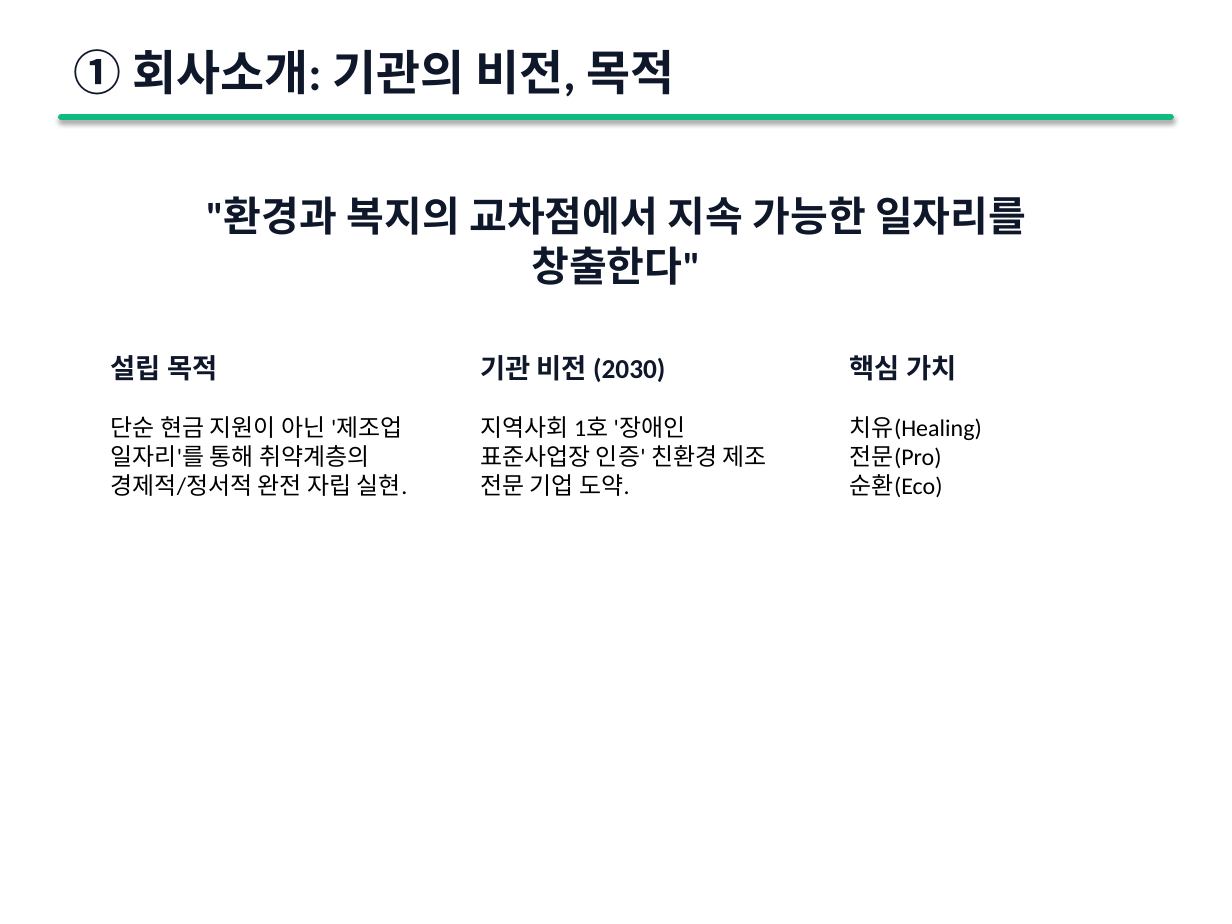
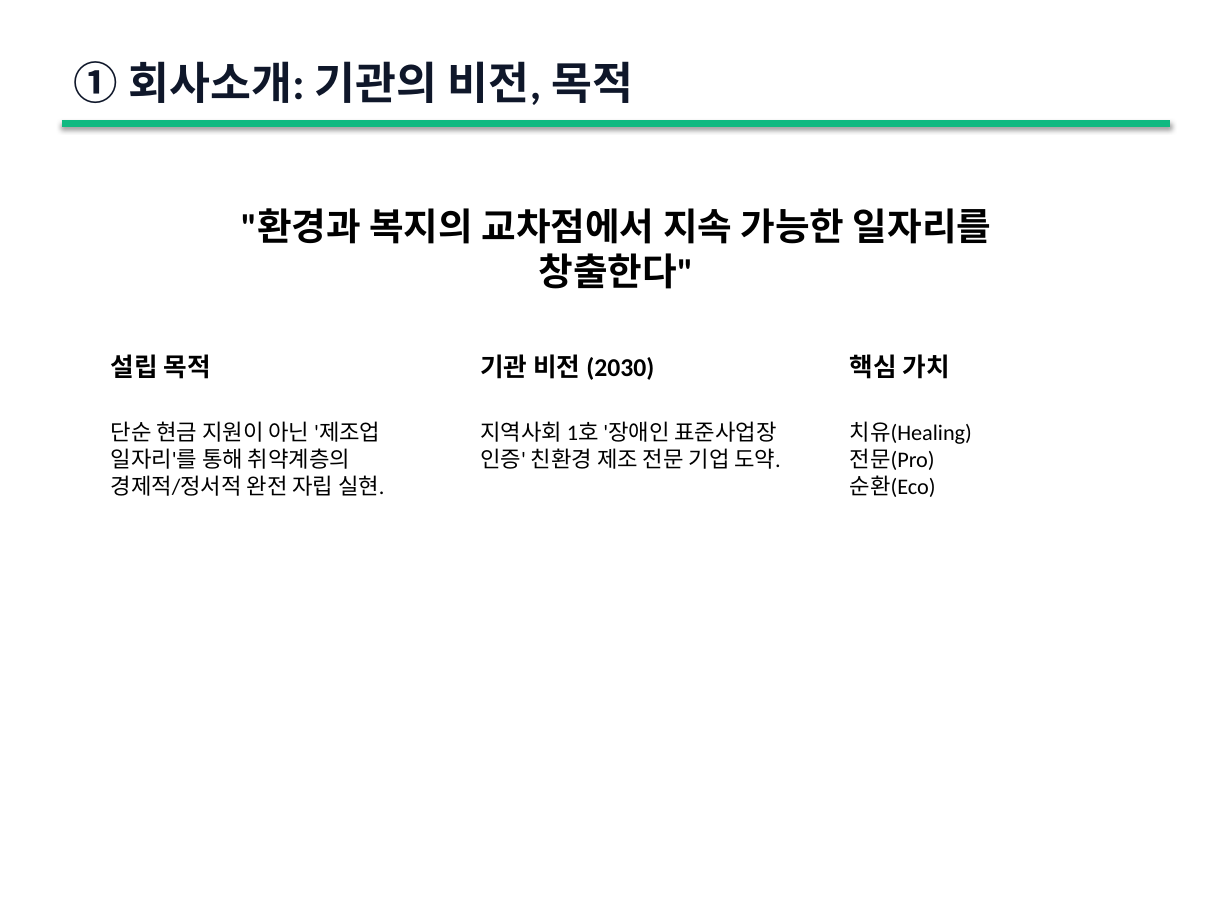
Before and after one commit to ROYSOE/claude-quickstarts, a slide deck: slide 2 of ReSpring_Business_Plan.pptx. Drawn at 1232x924 pixels with LibreOffice and Linux fonts; fonts in the diff are those of the drawing. Boxes give left, top, right and bottom in pixels: in the first picture for what was removed or moved away, otherwise in the second. Text is boxed around its words. In the diff, an @@ line names an element or a change of style, - is before the commit and + after.

```diff
--- a/ReSpring_Business_Plan.pptx
+++ b/ReSpring_Business_Plan.pptx
@@ text "① 회사소개: 기관의 비전, 목적": place and size @@
-text "① 회사소개: 기관의 비전, 목적" at (74,49,675,97)
+text "① 회사소개: 기관의 비전, 목적" at (74,61,633,105)
@@ text "① 회사소개: 기관의 비전, 목적" at (74,61,633,105): size 28 to 26 pt @@
@@ rectangle removed at (62,117,1170,117) @@
@@ line added from (62, 123) to (1170, 123), #10B981 4 pt @@
@@ text ""환경과 복지의 교차점에서 지속 가능한 ...": place and size @@
-text ""환경과 복지의 교차점에서 지속 가능한 ..." at (206,196,1026,285)
+text ""환경과 복지의 교차점에서 지속 가능한 ..." at (241,208,991,289)
@@ text ""환경과 복지의 교차점에서 지속 가능한 ..." at (241,208,991,289): size 24 to 22 pt, text colour #0F172A to #000000 @@
@@ text "설립 목적" at (111,354,384,496): size 16 to 15 pt, text colour #0F172A to #000000 in "설립 목적"; size 14 to 13 pt @@
@@ text "기관 비전 (2030)" at (480,354,781,469): size 16 to 15 pt, text colour #0F172A to #000000 in "기관 비전 (2030)"; size 14 to 13 pt in "지역사회 1호 '장애인 표준사업장 인증' 친환경 제조 ..." @@
@@ text at (850,354,950,379): size 16 to 15 pt, text colour #0F172A to #000000 in "핵심 가치" @@
@@ text at (850,421,972,497): text changed; size 14 to 13 pt @@
-치유(Healing)
-전문(Pro)
-순환(Eco)
+치유(Healing)
+전문(Pro)
+순환(Eco)
```
Also in this commit, not shown: 16 other slides changed, 1 other file.
